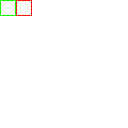
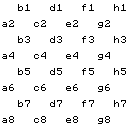
Layer changes from the first w=128, h=128 image to the second:
hid "icons copy" over [16, 0, 32, 16]
hid "icons" over [0, 0, 16, 16]
showed "lowercase", painted on it over [2, 4, 126, 124]
